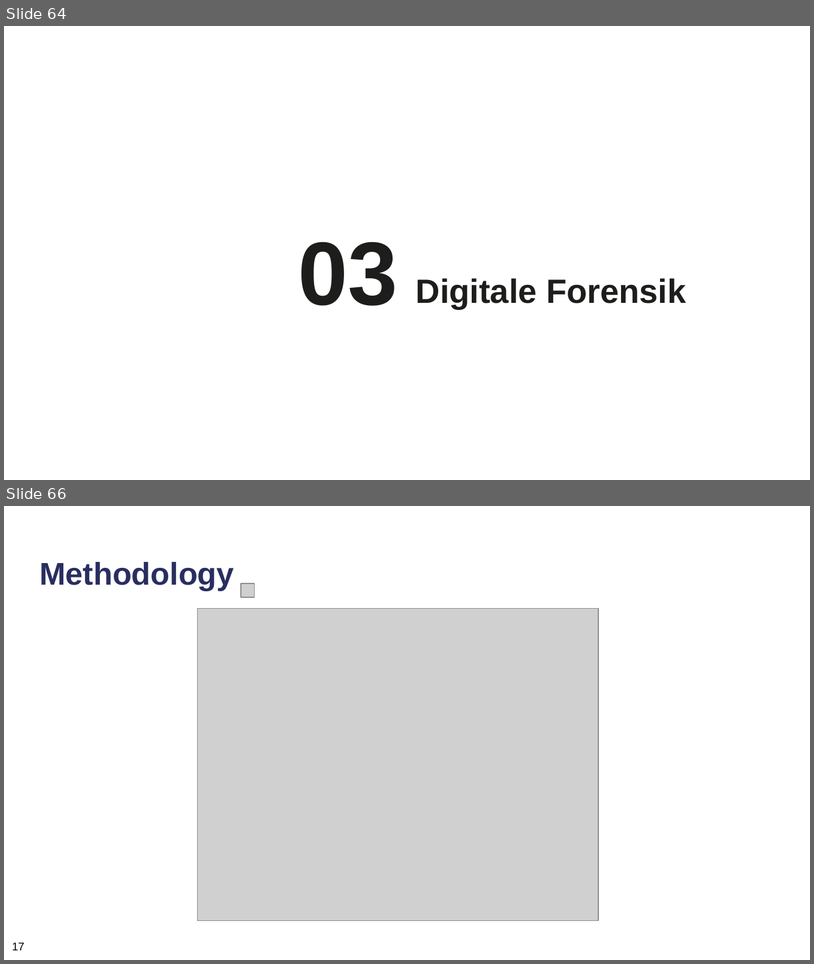
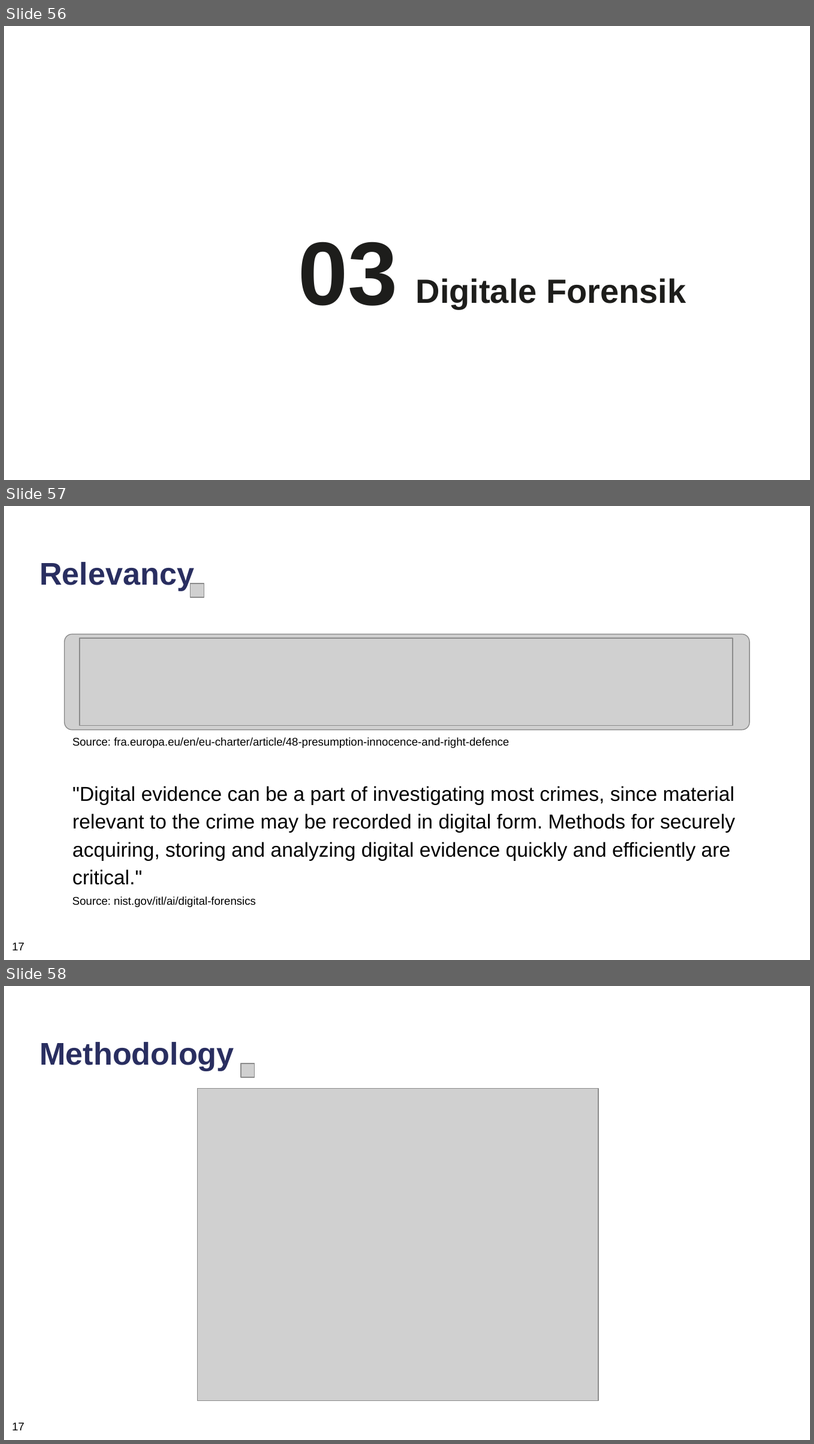
Before and after one commit to neubert-simon/auv-final-report, a slide deck: Final Presentation/ICS_Praesentationsfolien.pptx. Shown one above the other, each under a label of ours: slides 64 and 66 before the commit, slides 56, 57 and 58 after it; the slides between them are not shown. The pictures are 814x964 and 814x1444 pixels, drawn with LibreOffice and Linux fonts; fonts in the diff are those of the drawing; grey boxes stand for pictures; background and template pictures are left out. Boxes give left, top, right and bottom in pixels: in the first picture for what was removed or moved away, otherwise in the second. Text is boxed around its words. In the diff, an @@ line names an element or a change of style, - is before the commit and + after.

```diff
--- a/Final Presentation/ICS_Praesentationsfolien.pptx
+++ b/Final Presentation/ICS_Praesentationsfolien.pptx
@@ slide 57 added at (4,506,810,960), background #FFFFFF @@
@@ title added at (39,562,194,591), 28 pt, text #292E60, bold @@
+Relevancy
@@ picture added at (190,583,204,597) @@
@@ picture added at (65,634,750,730) @@
@@ picture added at (80,638,733,726) @@
@@ text added at (72,737,509,857), 10 pt, text #000000 @@
+Source: fra.europa.eu/en/eu-charter/article/48-presumption-innocence-and-right-defence
@@ text added at (72,786,735,860), 18 pt, text #000000 @@
+"Digital evidence can be a part of investigating most crimes, since material relevant to the crime may be recorded in digital form. Methods for securely acquiring, storing and analyzing digital evidence quickly and efficiently are critical."
@@ text added at (72,896,256,907), 10 pt, text #000000 @@
+Source: nist.gov/itl/ai/digital-forensics
@@ text added at (12,942,24,950), 10 pt, text #000000 @@
+17
@@ what was slide 64 is now slide 56 @@
@@ what was slide 66 is now slide 58 @@
```
Also in this commit, not shown: 13 slides changed, 4 other slides added, 10 slides removed.
